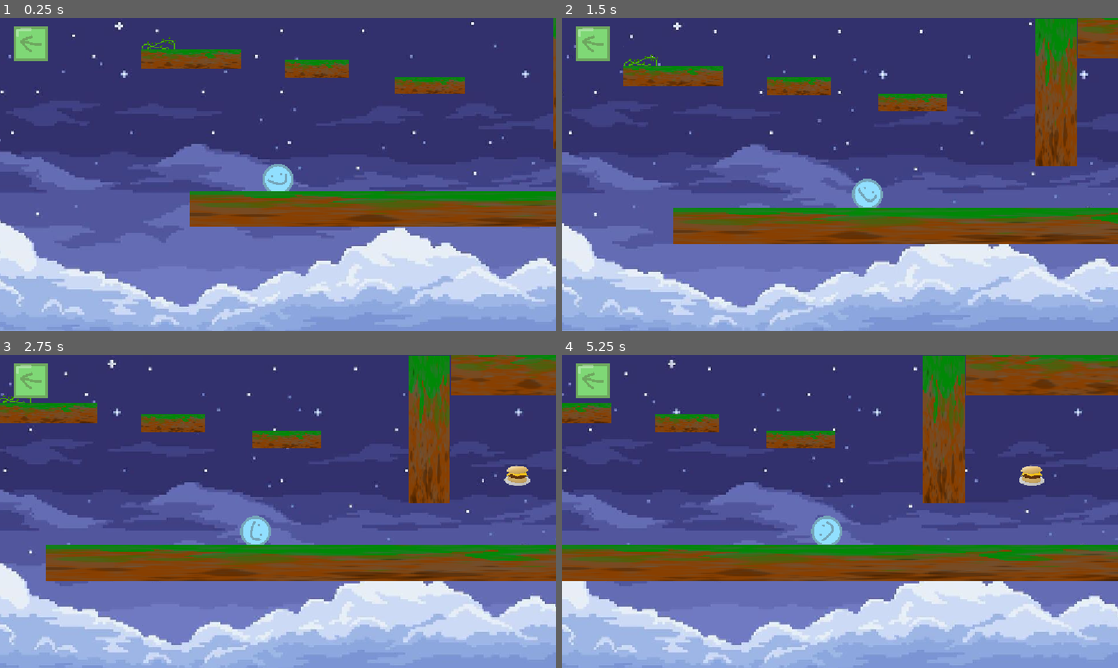
Above: before the commit, frames 1-4 (two rows, left to right).
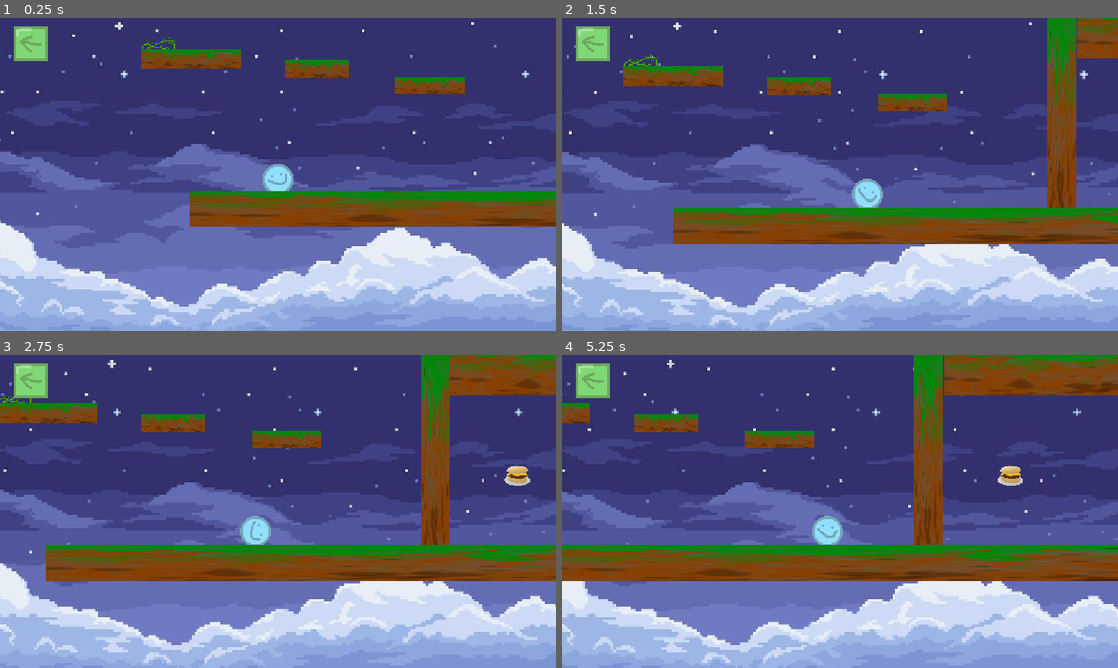
Above: after the commit, the same moments.

Repository: Guyiy1324/Jumpe-r-r-r-r-r-r-r-r
Game: Godot game, scene res://Scenes/map.tscn
Same seed, same stepped clock (60 frames per second), same inputs: the game is played once before the commit and once after it. This scene is started directly instead of the project's main scene.
Inputs (mouse positions are in pixels of both pictures, inside the frame that each line leads up to):
- Up to frame 1 (0.25 s): no input
- Up to frame 2 (1.5 s): move the mouse to (962, 158) at 0.52 s; hold Right (ui_right) from 0.53 s (still down); tap Space (Jump) at 0.77 s; move the mouse to (728, 190) at 1.27 s
- Up to frame 3 (2.75 s): tap Space (Jump) at 1.52 s; move the mouse to (333, 442) at 2.02 s; release Right (ui_right) at 2.03 s; hold Left (ui_left) from 2.03 s (still down)
- Up to frame 4 (5.25 s): move the mouse to (812, 574) at 2.77 s; release Left (ui_left) at 2.78 s; hold Right (ui_right) 2.78-4.28 s; tap Space (Jump) at 3.02, 3.77, 4.52 s; move the mouse to (1006, 558) at 3.52 s; move the mouse to (673, 464) at 4.27 s; hold Left (ui_left) 4.28-5.03 s; move the mouse to (867, 511) at 5.02 s; hold Right (ui_right) from 5.03 s (still down)

The runs differ from the first frame. In frame 1, 0.2% of the frame differs, in the area x 99-100%, y 0-42%; in frame 2, 2.9%; in frame 3, 2.9%; in frame 4, 11%, in the area x 0-100%, y 0-99%.

Commit message:
a

Diff:
--- a/jump-e-r/Scenes/map.tscn
+++ b/jump-e-r/Scenes/map.tscn
@@ -82,13 +82,14 @@
 texture = ExtResource("1_c7s6e")
 
 [node name="Plat form" type="StaticBody2D" parent="Section 1"]
-position = Vector2(1224.0001, -403)
+position = Vector2(1249, -311)
 rotation = -3.1415927
-scale = Vector2(0.673111, -2.3739533)
+scale = Vector2(0.46750772, -3.3631048)
 collision_layer = 3
 collision_mask = 3
 
 [node name="CollisionShape2D" type="CollisionShape2D" parent="Section 1/Plat form"]
+position = Vector2(0, 1.7840652)
 scale = Vector2(13, 13)
 shape = SubResource("RectangleShape2D_wijl4")
 
@@ -135,7 +136,7 @@
 texture = ExtResource("1_c7s6e")
 
 [node name="Floor" type="StaticBody2D" parent="Section 1"]
-position = Vector2(1895, -643)
+position = Vector2(1891.0001, -643)
 scale = Vector2(4.5387645, 0.7640735)
 collision_layer = 3
 collision_mask = 3
Not shown: 1 places in jump-e-r/Scenes/map.tscn that only renumber resources
